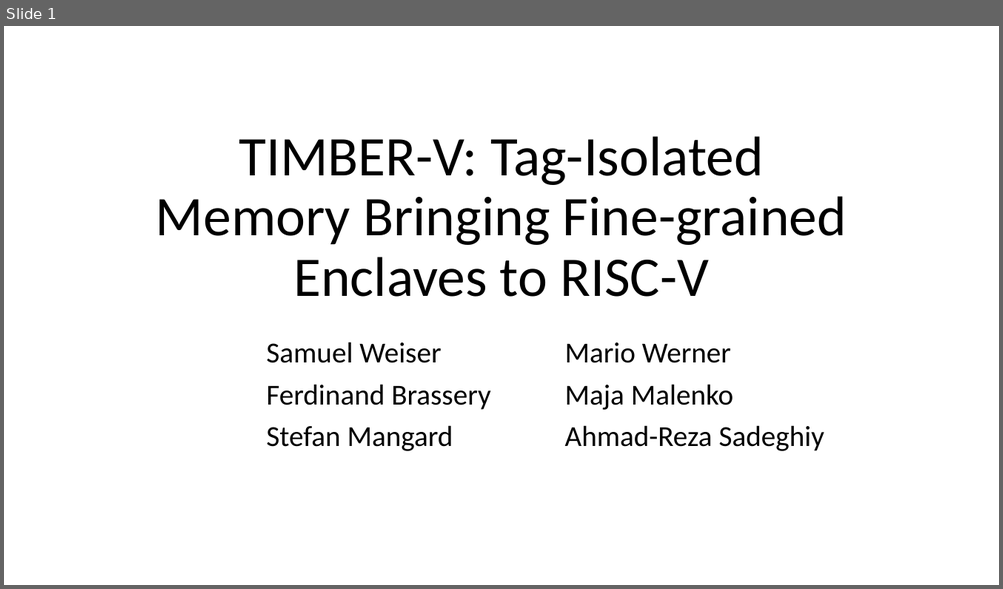
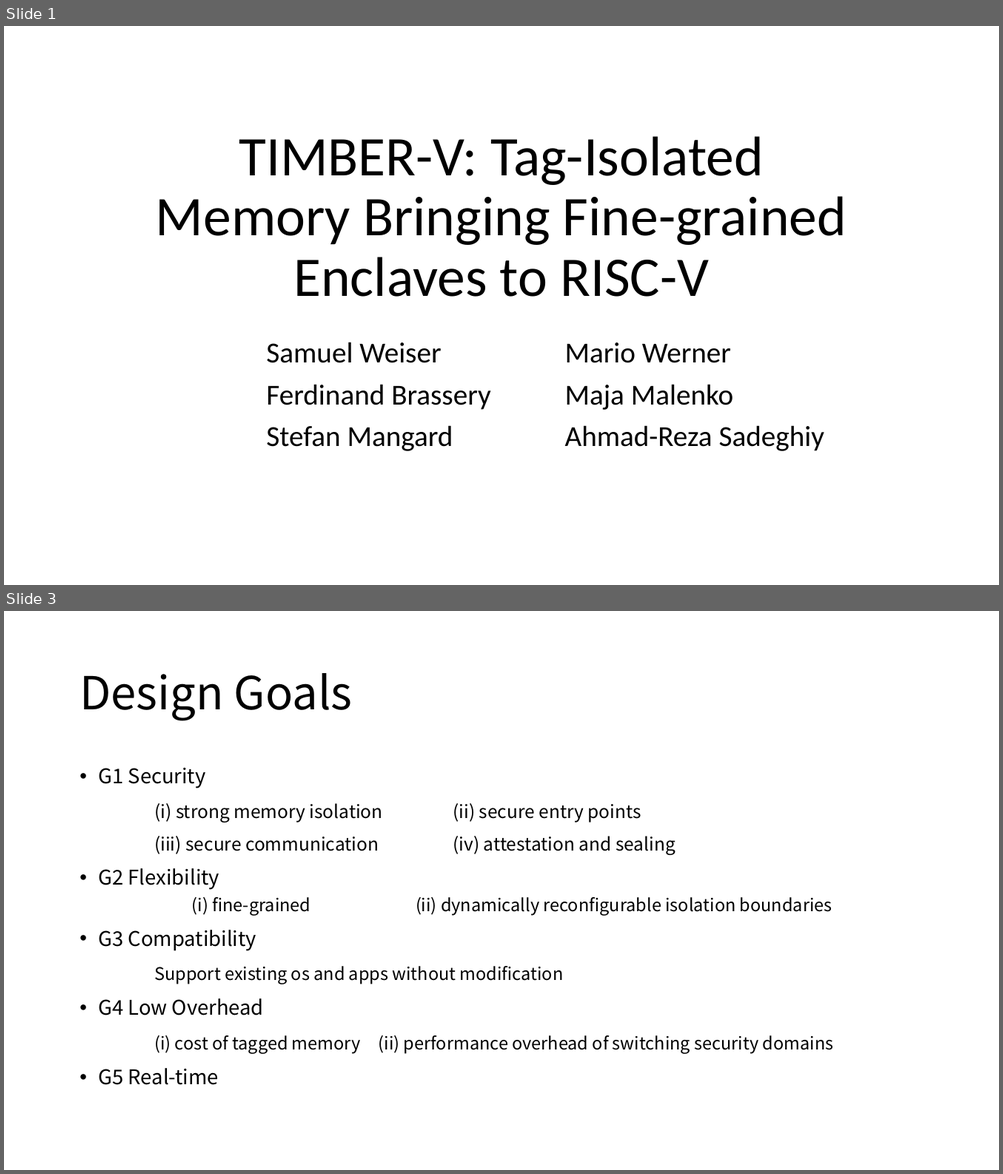
Before and after one commit to Bemfool/SUNFLOWER, a slide deck: 新建 Microsoft PowerPoint 演示文稿.pptx. Shown one above the other, each under a label of ours: slide 1 before the commit, slides 1 and 3 after it; the slides between them are not shown. The pictures are 1003x589 and 1003x1174 pixels, drawn with LibreOffice and Linux fonts; fonts in the diff are those of the drawing. Boxes give left, top, right and bottom in pixels: in the first picture for what was removed or moved away, otherwise in the second. Text is boxed around its words. In the diff, an @@ line names an element or a change of style, - is before the commit and + after.

```diff
--- a/新建 Microsoft PowerPoint 演示文稿.pptx
+++ b/新建 Microsoft PowerPoint 演示文稿.pptx
@@ slide 3 added at (4, 611, 999, 1170), background #FFFFFF @@
@@ title added at (79, 673, 353, 721), 44 pt, text #000000 @@
+Design Goals
@@ text added at (99, 768, 834, 1054), 16.8 pt, text #000000 @@
+• G1 Security
+(i) strong memory isolation (ii) secure entry points
+(iii) secure communication (iv) attestation and sealing
+• G2 Flexibility
+  (i) fine-grained (ii) dynamically reconfigurable isolation boundaries
+• G3 Compatibility
+Support existing os and apps without modification
+• G4 Low Overhead
+(i) cost of tagged memory (ii) performance overhead of switching security domains
+• G5 Real-time
```
Also in this commit, not shown: 1 slide changed, 1 other slide added, 1 slide removed.
